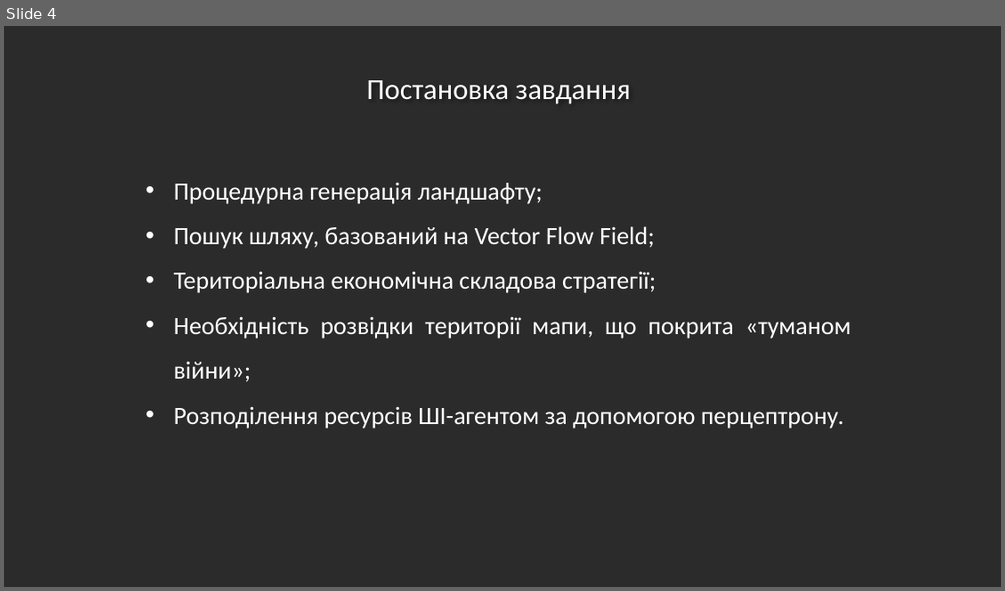
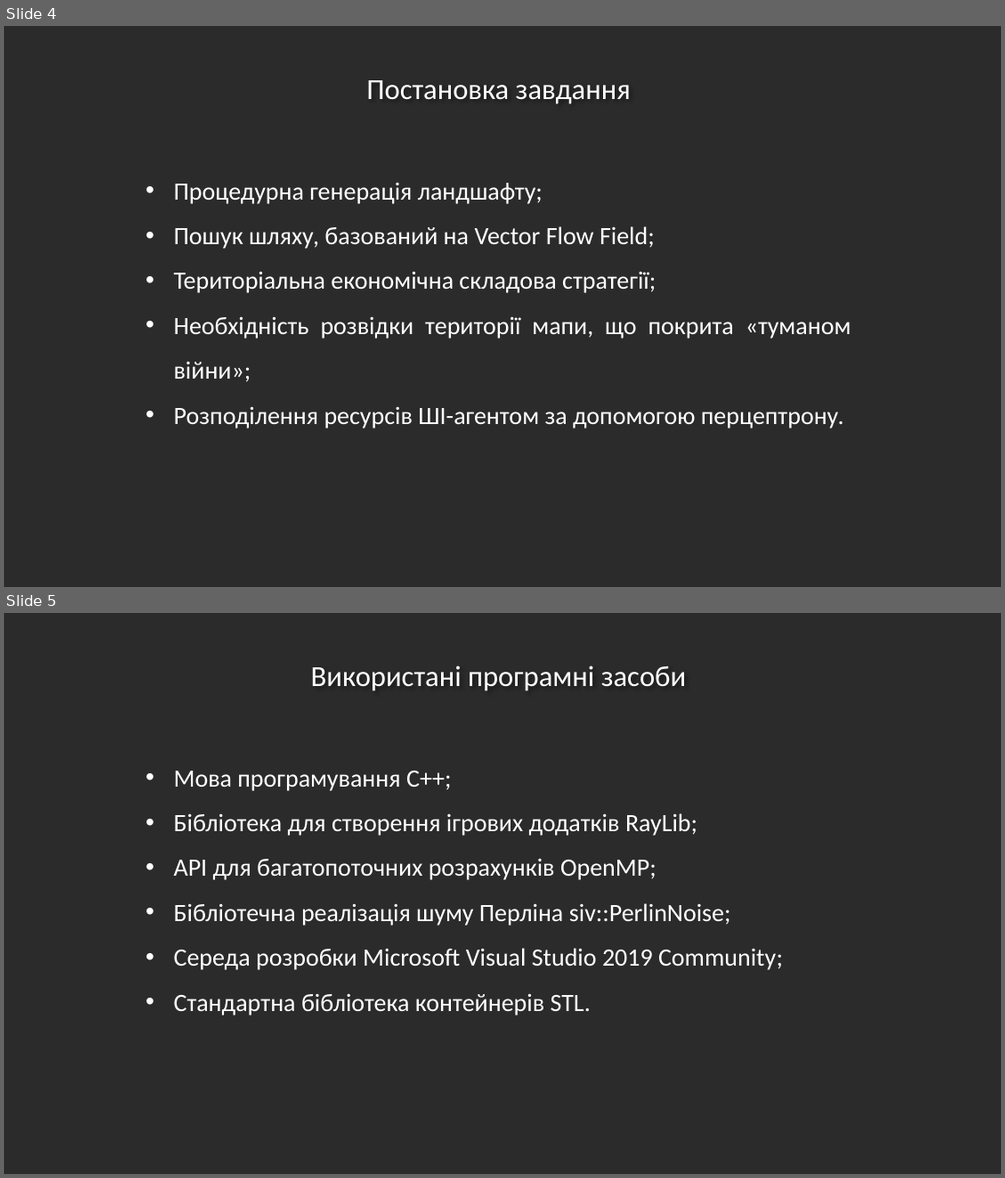
Before and after one commit to AkakiyAndrew/diploma, a slide deck: Диплом_Бондарь.А.П._презентация.pptx. Shown one above the other, each under a label of ours: slide 4 before the commit, slides 4 and 5 after it. The pictures are 1005x591 and 1005x1178 pixels, drawn with LibreOffice and Linux fonts; fonts in the diff are those of the drawing; background and template pictures are left out; a plain dark background stands for a picture behind light text. Boxes give left, top, right and bottom in pixels: in the first picture for what was removed or moved away, otherwise in the second. Text is boxed around its words. In the diff, an @@ line names an element or a change of style, - is before the commit and + after.

```diff
--- a/Диплом_Бондарь.А.П._презентация.pptx
+++ b/Диплом_Бондарь.А.П._презентация.pptx
@@ slide 5 added at (x1=4, y1=613, x2=1001, y2=1174), background picture (left out) @@
@@ text added at (x1=311, y1=666, x2=686, y2=691), 28 pt, text #FFFFFF @@
+Використані програмні засоби
@@ text added at (x1=174, y1=771, x2=783, y2=1015), 24 pt, text #FFFFFF @@
+• Мова програмування C++;
+• Бібліотека для створення ігрових додатків RayLib;
+• API для багатопоточних розрахунків OpenMP;
+• Бібліотечна реалізація шуму Перліна siv::PerlinNoise;
+• Середа розробки Microsoft Visual Studio 2019 Community;
+• Стандартна бібліотека контейнерів STL.
```
Also in this commit, not shown: 1 other slide added, 1 other file.
